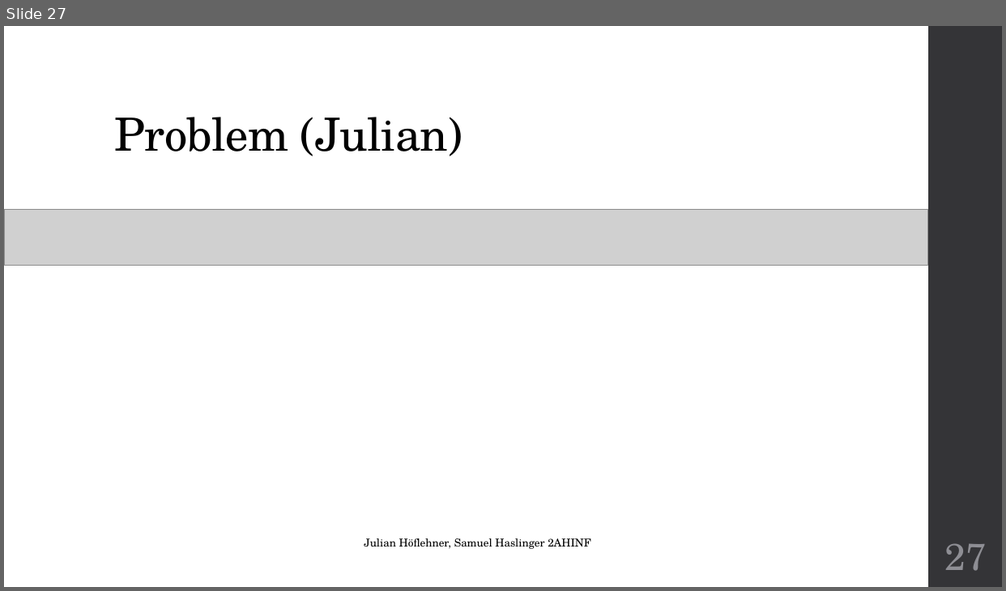
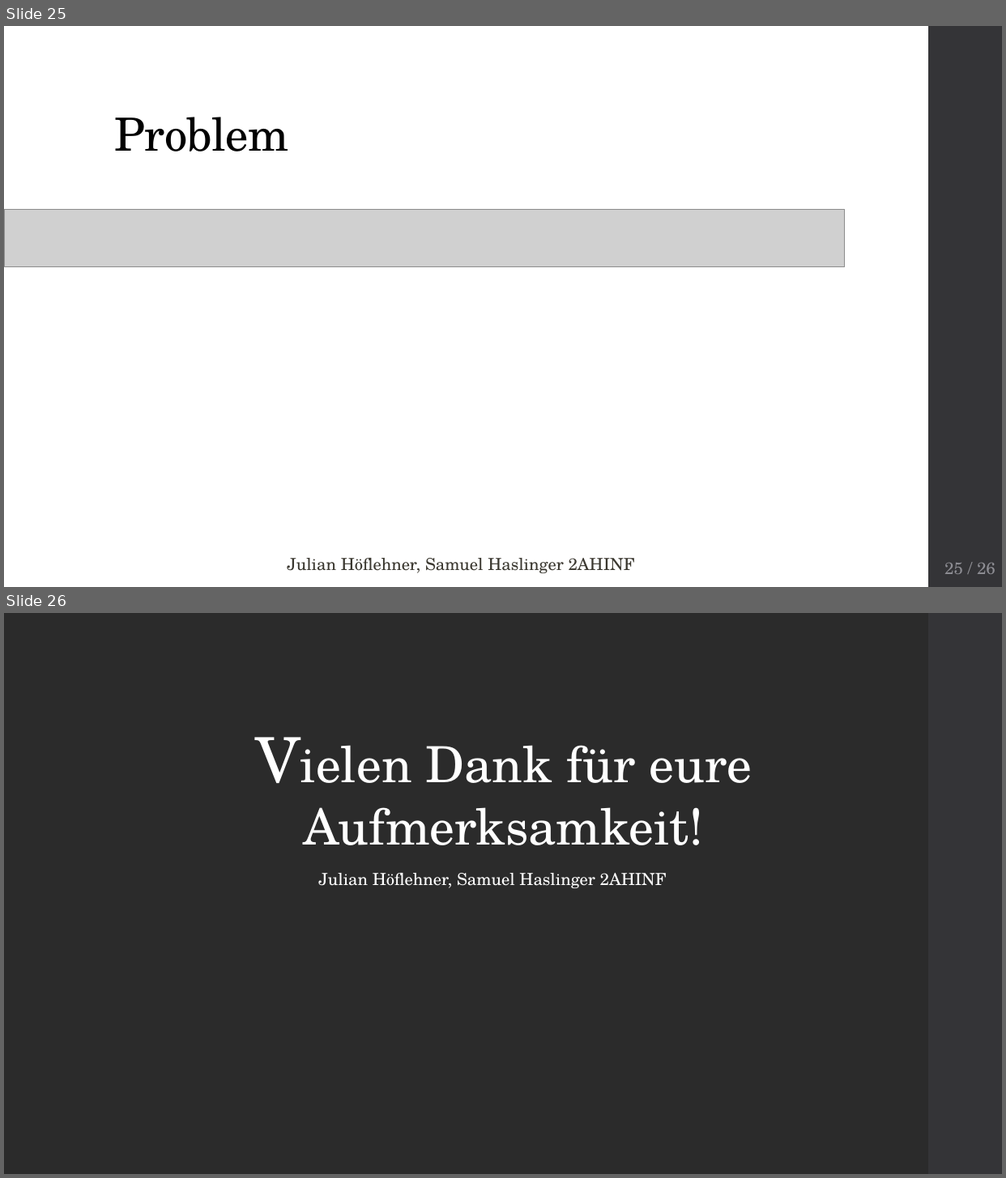
Before and after one commit to Wutze0/Mensch_Aergere_Dich_Nicht, a slide deck: MenschAergereDichNicht.pptx. Shown one above the other, each under a label of ours: slide 27 before the commit, slides 25 and 26 after it. The pictures are 1006x591 and 1006x1178 pixels, drawn with LibreOffice and Linux fonts; fonts in the diff are those of the drawing; grey boxes stand for pictures; background and template pictures are left out; a plain dark background stands for a picture behind light text. Boxes give left, top, right and bottom in pixels: in the first picture for what was removed or moved away, otherwise in the second. Text is boxed around its words. In the diff, an @@ line names an element or a change of style, - is before the commit and + after.

```diff
--- a/MenschAergereDichNicht.pptx
+++ b/MenschAergereDichNicht.pptx
@@ slide 26 added at box(4, 613, 1002, 1174), background picture (left out); not listed: 1 template element that a slide beside it also shows @@
@@ rectangle added at box(928, 613, 1002, 1174), fill #353537 @@
@@ text added at box(303, 745, 752, 845), 48 pt, text #FFFFFF @@
+Vielen Dank für eure Aufmerksamkeit!
@@ text added at box(318, 873, 667, 888), 16 pt, text #FFFFFF @@
+Julian Höflehner, Samuel Haslinger 2AHINF
@@ what was slide 27 is now slide 25 @@
@@ slide 25 changed as well @@
@@ title at box(115, 117, 289, 152): text changed @@
-Problem (Julian)
+Problem
@@ picture: place and size @@
-picture at box(5, 209, 928, 266)
+picture at box(5, 209, 845, 267)
@@ text "Julian Höflehner, Samuel Haslinger 2AHINF": place and size @@
-text "Julian Höflehner, Samuel Haslinger 2AHINF" at box(364, 539, 591, 549)
+text "Julian Höflehner, Samuel Haslinger 2AHINF" at box(287, 558, 635, 574)
@@ text "Julian Höflehner, Samuel Haslinger 2AHINF" at box(287, 558, 635, 574): size 10.5 to 16 pt, text colour #000000 to #3A372F @@
@@ page number removed at box(945, 544, 987, 571) @@
-27
@@ page number added at box(944, 563, 995, 574), 16 pt, text #8E8E94 @@
+25 / 26
```
Also in this commit, not shown: 20 other slides changed, 4 other slides added, 7 slides removed, 3 other files.
